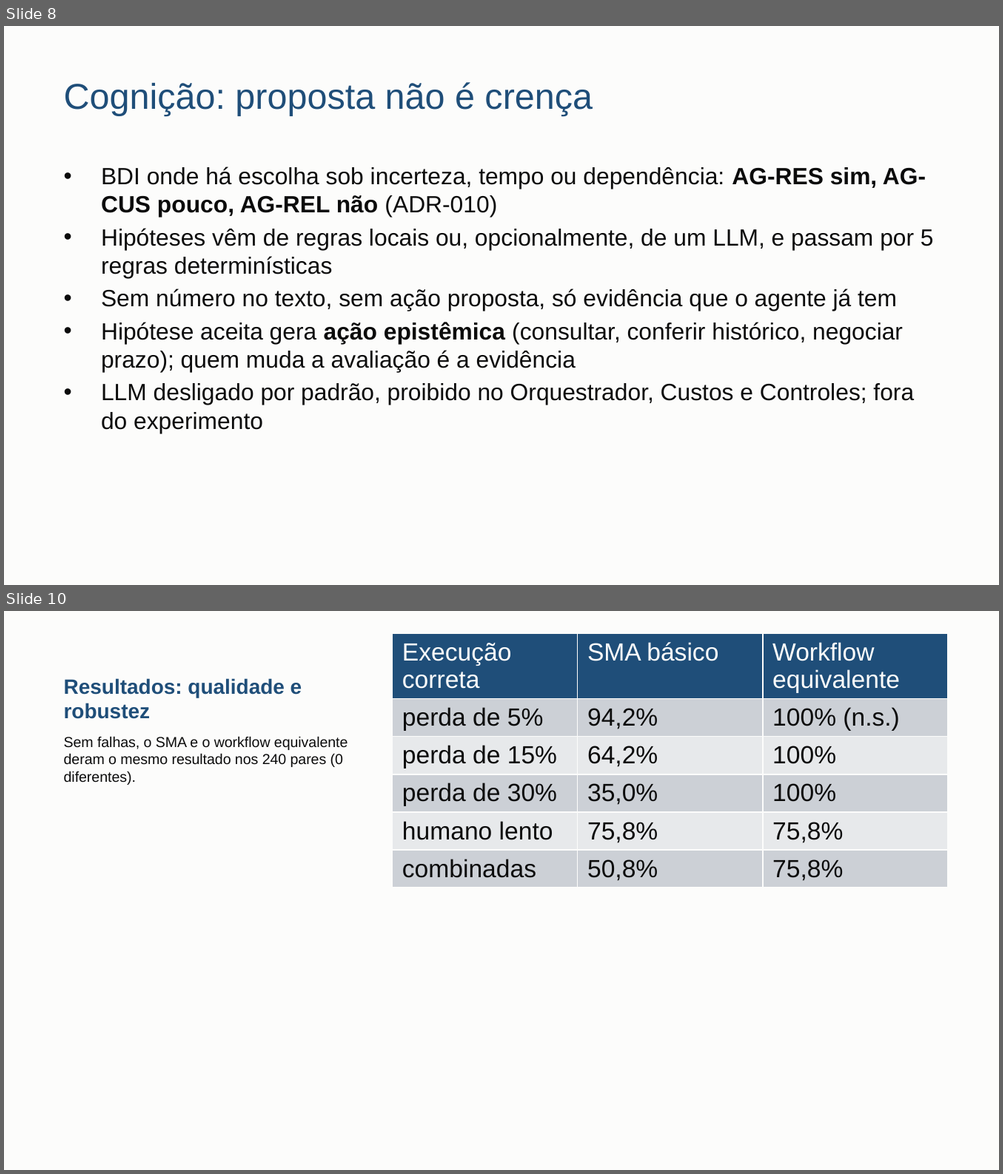
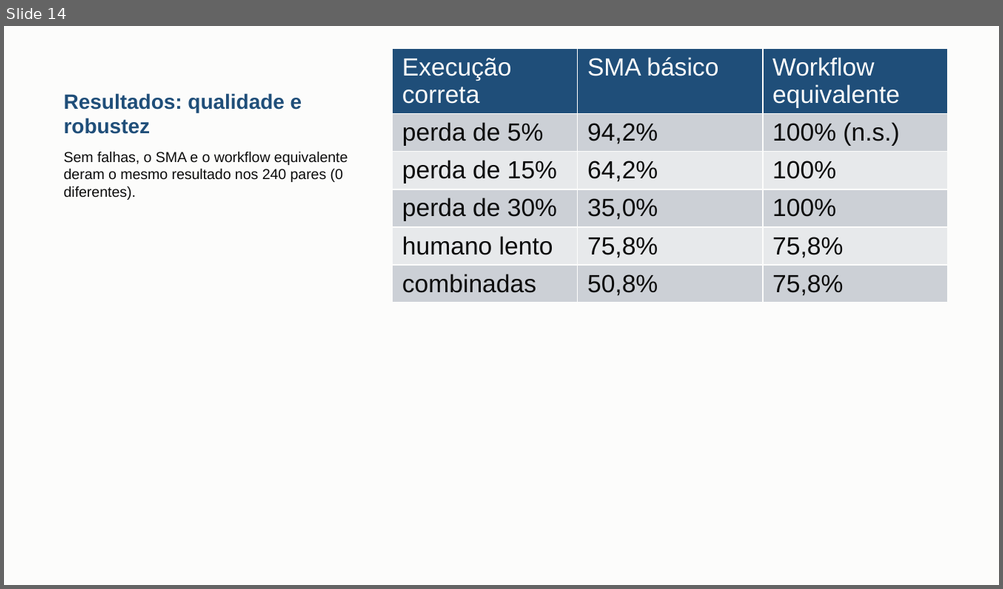
Before and after one commit to danrley-ribeiro/fin-dept-multiagents-project, a slide deck: entregas/dsm4/apresentacao/DSM4-apresentacao.pptx. Shown one above the other, each under a label of ours: slides 8 and 10 before the commit, slide 14 after it; the slides between them are not shown. The pictures are 1003x1174 and 1003x589 pixels, drawn with LibreOffice and Linux fonts; fonts in the diff are those of the drawing. Boxes give left, top, right and bottom in pixels: in the first picture for what was removed or moved away, otherwise in the second. Text is boxed around its words. In the diff, an @@ line names an element or a change of style, - is before the commit and + after.

```diff
--- a/entregas/dsm4/apresentacao/DSM4-apresentacao.pptx
+++ b/entregas/dsm4/apresentacao/DSM4-apresentacao.pptx
@@ slide 8 removed at <box>4,26,999,585</box>, background #FCFCFB @@
@@ title removed at <box>64,82,592,116</box> @@
-Cognição: proposta não é crença
@@ text removed at <box>101,167,933,433</box> @@
-• BDI onde há escolha sob incerteza, tempo ou dependência: AG-RES sim, AG-CUS pouco, AG-REL não (ADR-010)
-• Hipóteses vêm de regras locais ou, opcionalmente, de um LLM, e passam por 5 regras determinísticas
-• Sem número no texto, sem ação proposta, só evidência que o agente já tem
-• Hipótese aceita gera ação epistêmica (consultar, conferir histórico, negociar prazo); quem muda a avaliação é a evidência
-• LLM desligado por padrão, proibido no Orquestrador, Custos e Controles; fora do experimento
@@ what was slide 10 is now slide 14 @@
```
Also in this commit, not shown: 11 slides changed, 4 slides added, 2 other files.
